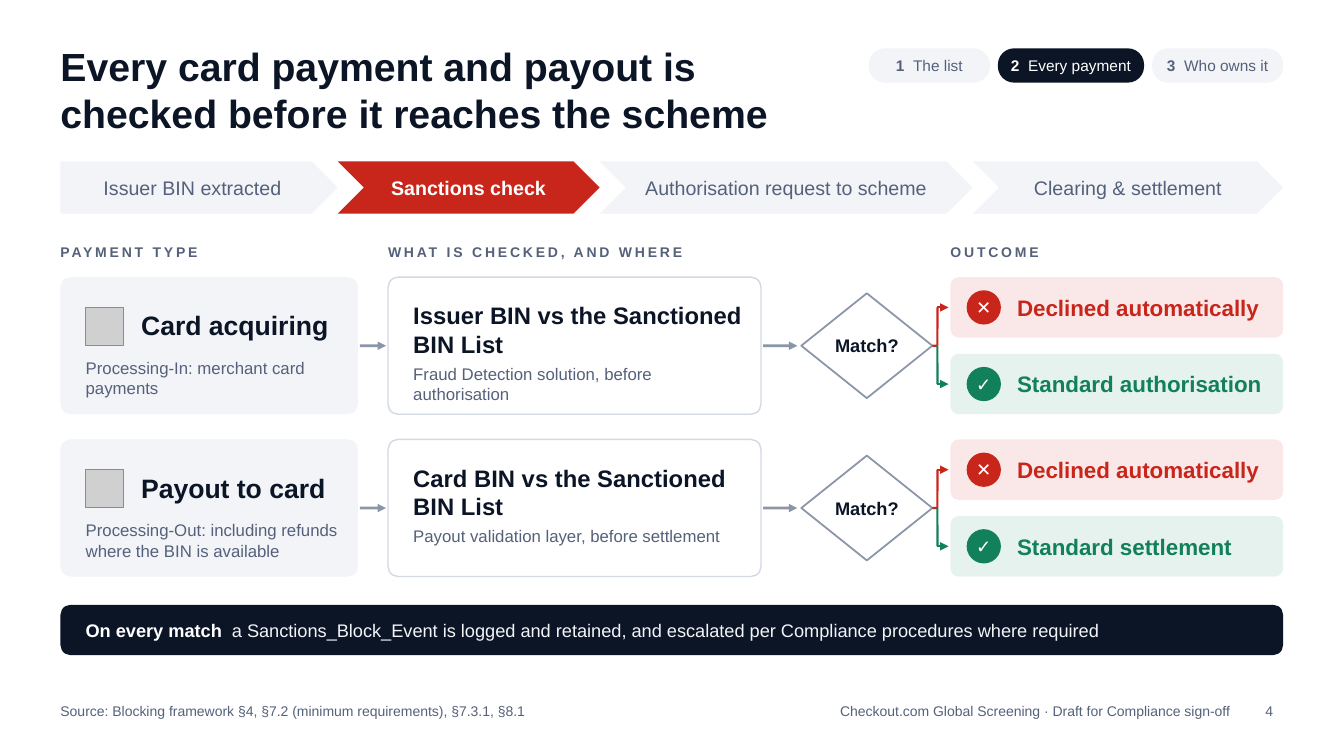
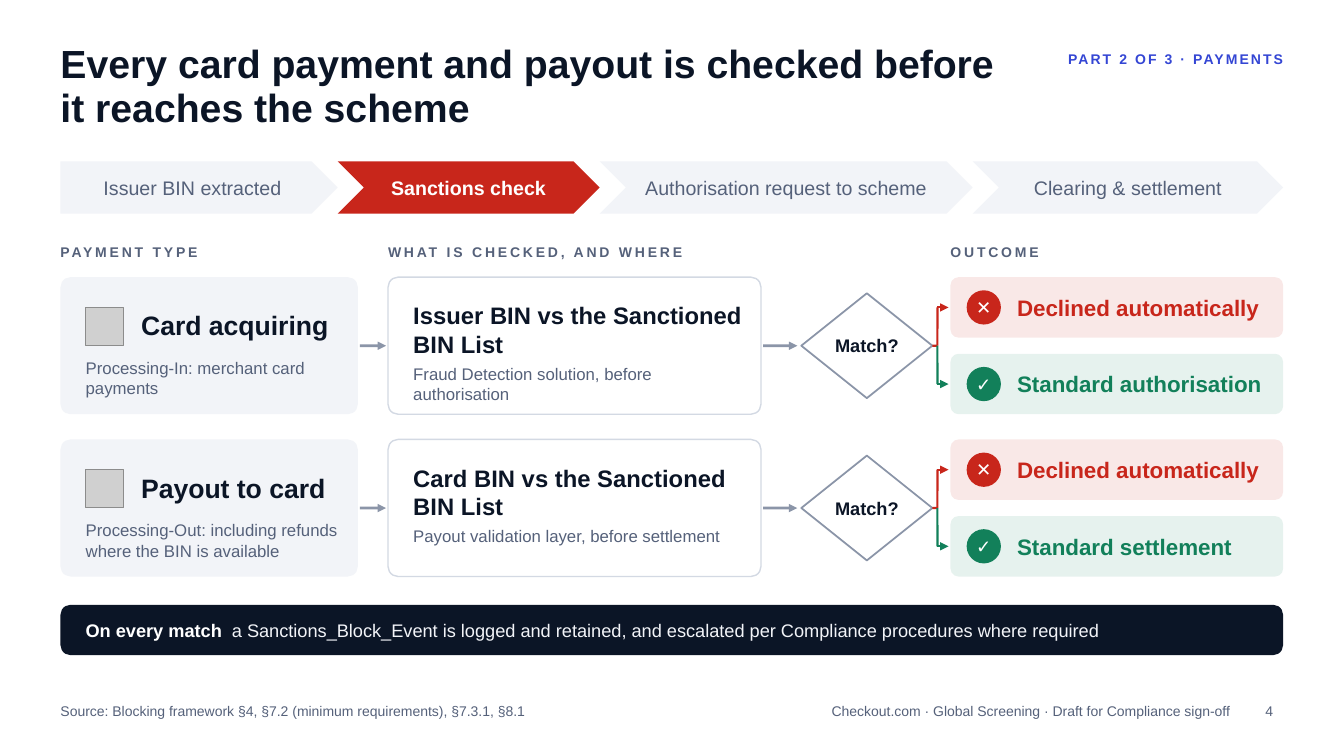
Before and after one commit to danielslonim-art/Screening, a slide deck: slide 4 of summit/bin-blocking-flow/deck/bin-blocking-summit-deck.pptx. Drawn at 1344x756 pixels with LibreOffice and Linux fonts; fonts in the diff are those of the drawing; grey boxes stand for pictures. Boxes give left, top, right and bottom in pixels: in the first picture for what was removed or moved away, otherwise in the second. Text is boxed around its words. In the diff, an @@ line names an element or a change of style, - is before the commit and + after.

```diff
--- a/summit/bin-blocking-flow/deck/bin-blocking-summit-deck.pptx
+++ b/summit/bin-blocking-flow/deck/bin-blocking-summit-deck.pptx
@@ title "Every card payment and payout ..." at (60,49,994,123): line spacing 1 to 0.95 @@
@@ rounded rectangle removed at (869,48,990,83) @@
-1 The list
@@ rounded rectangle removed at (998,48,1144,83) @@
-2 Every payment
@@ text added at (1119,54,1173,64), 10 pt, text #3446D4, bold @@
+PART 2 OF 3 · PAYMENTS
@@ rounded rectangle removed at (1152,48,1284,83) @@
-3 Who owns it
@@ text "Source: Blocking framework §4, §7.2 ..." at (60,706,525,719): more space between paragraphs @@
@@ text at (832,706,1230,719): text changed @@
-Checkout.com Global Screening · Draft for Compliance sign-off
+Checkout.com · Global Screening · Draft for Compliance sign-off
```
Also in this commit, not shown: 6 other slides changed, 1 slide added, 15 other files.
